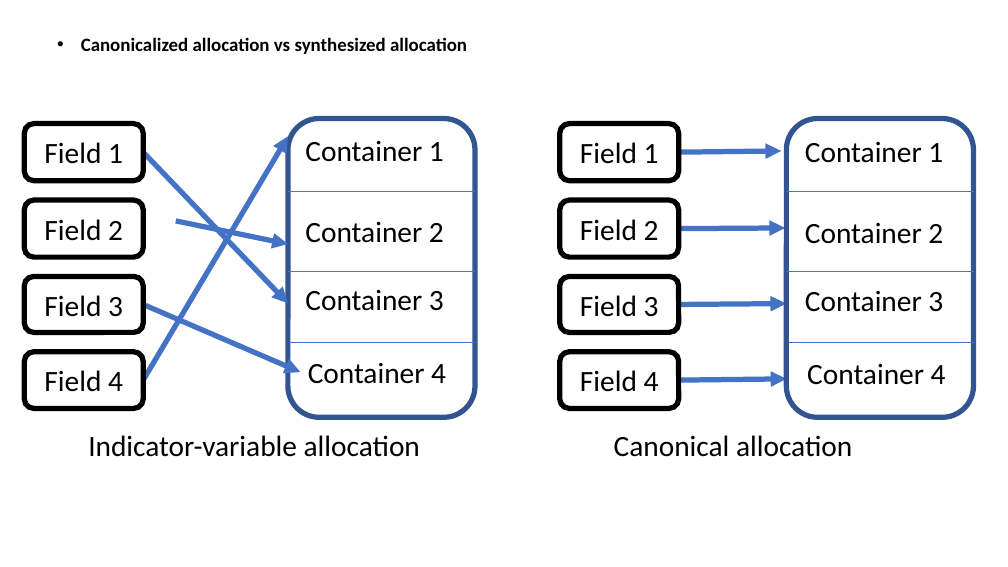
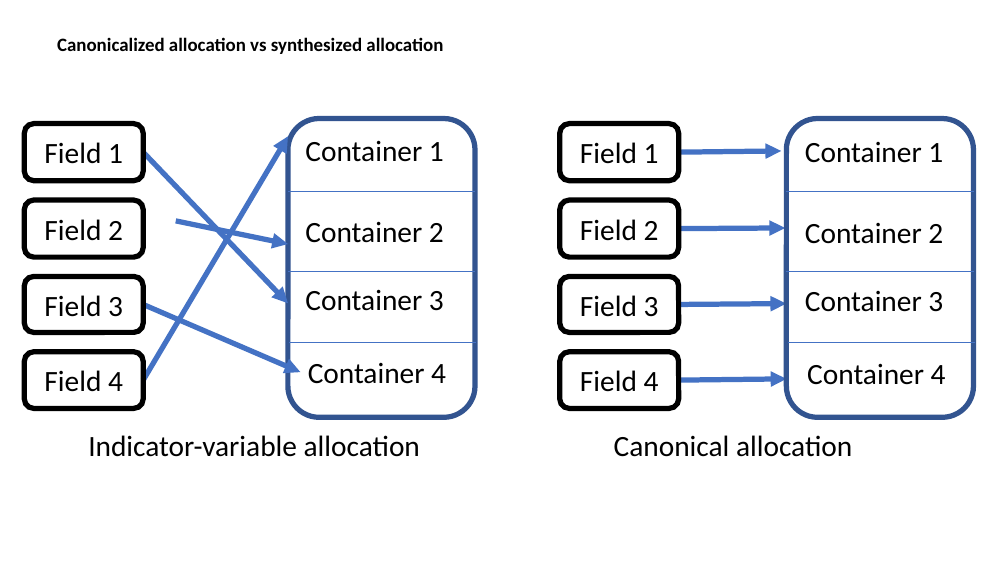
Before and after one commit to chipmunk-project/chipmunk_talk, a slide deck: slide 12 of HotNets_talk.pptx. Drawn at 1008x567 pixels with LibreOffice and Linux fonts; fonts in the diff are those of the drawing. Boxes give left, top, right and bottom in pixels: in the first picture for what was removed or moved away, otherwise in the second. Text is boxed around its words. In the diff, an @@ line names an element or a change of style, - is before the commit and + after.

```diff
--- a/HotNets_talk.pptx
+++ b/HotNets_talk.pptx
@@ text "Canonicalized allocation vs synthesized allocation" at bbox=[57, 37, 443, 54]: bullet • to none @@
```
Also in this commit, not shown: 1 other slide changed, 2 slides added, 1 slide removed.
